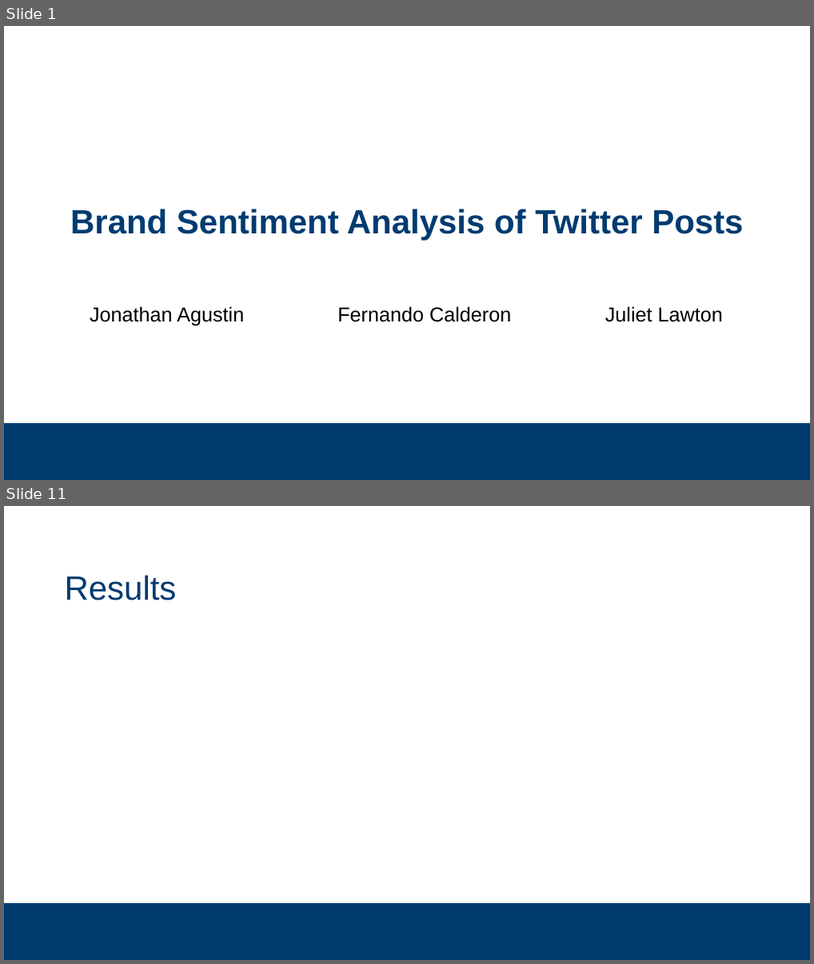
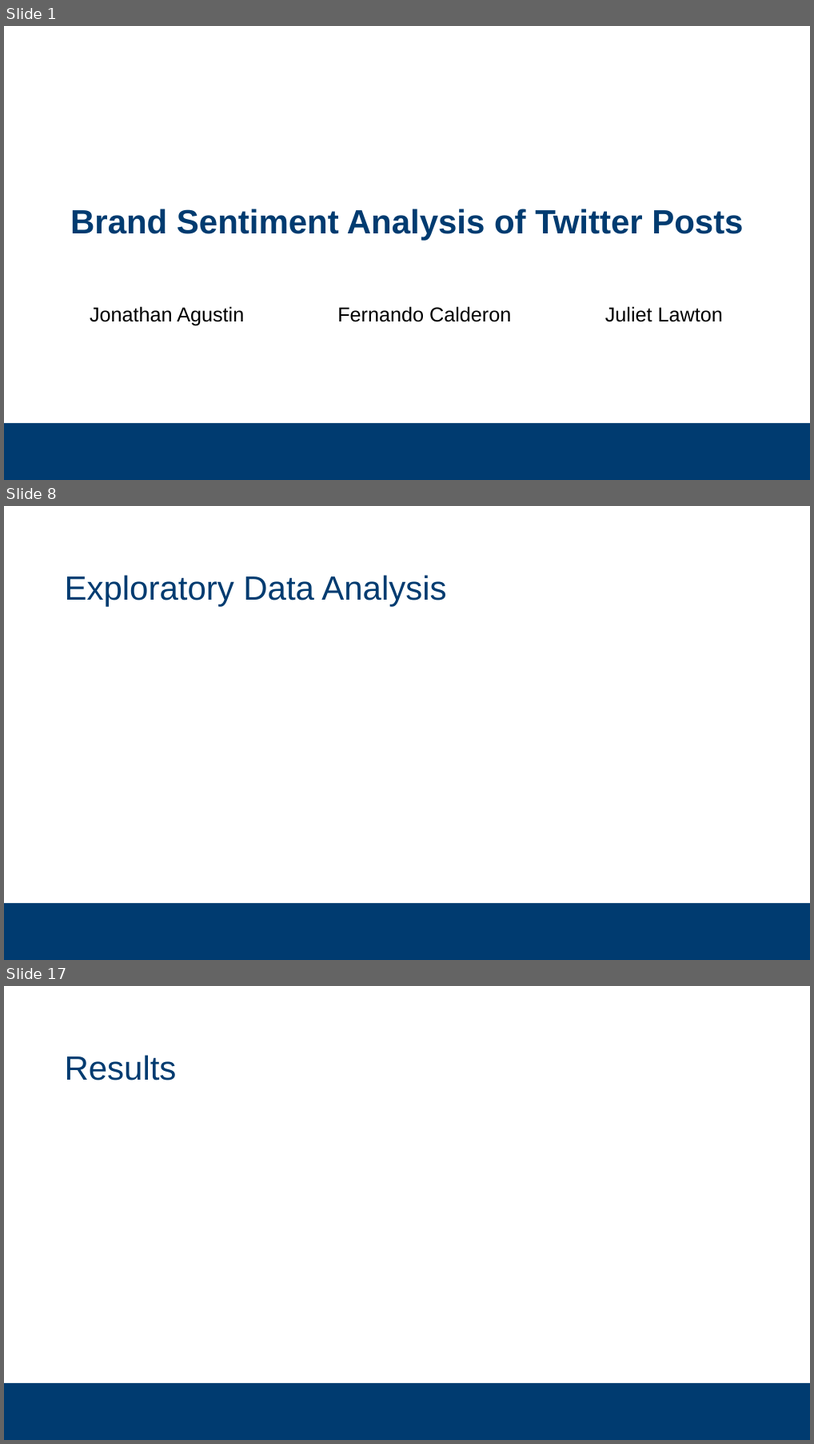
Before and after one commit to subsystem3/project, a slide deck: Final-Project-Team-2.pptx. Shown one above the other, each under a label of ours: slides 1 and 11 before the commit, slides 1, 8 and 17 after it; the slides between them are not shown. The pictures are 814x964 and 814x1444 pixels, drawn with LibreOffice and Linux fonts; fonts in the diff are those of the drawing; background and template pictures are left out. Boxes give left, top, right and bottom in pixels: in the first picture for what was removed or moved away, otherwise in the second. Text is boxed around its words. In the diff, an @@ line names an element or a change of style, - is before the commit and + after.

```diff
--- a/Final-Project-Team-2.pptx
+++ b/Final-Project-Team-2.pptx
@@ slide 8 added at box(4, 506, 810, 960), background #FFFFFF; not listed: 1 template element that a slide beside it also shows @@
@@ title added at box(65, 575, 446, 607), 40 pt, text #003B70 @@
+Exploratory Data Analysis
@@ what was slide 11 is now slide 17 @@
```
Also in this commit, not shown: 8 slides changed, 9 other slides added, 4 slides removed.
